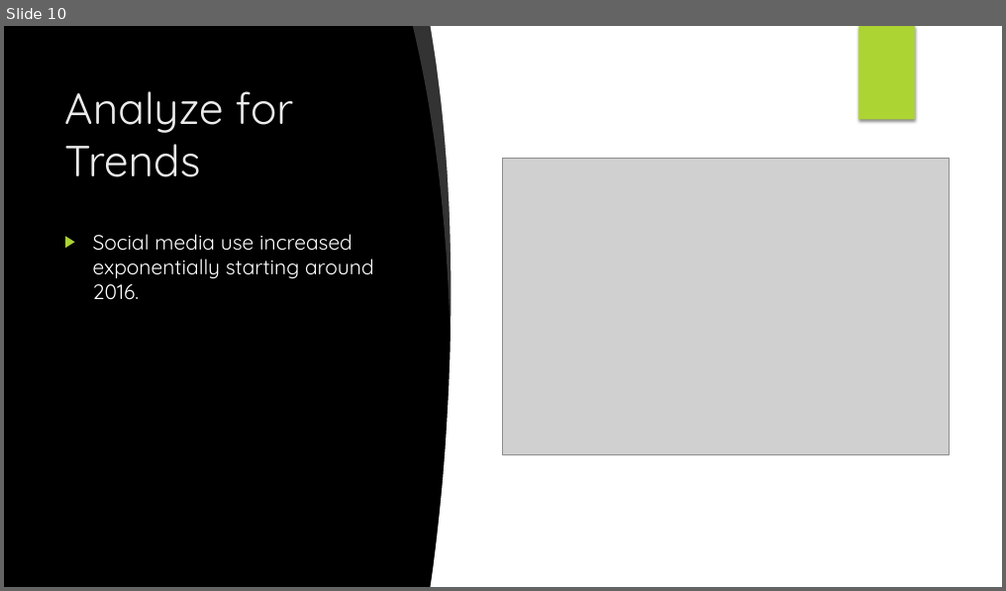
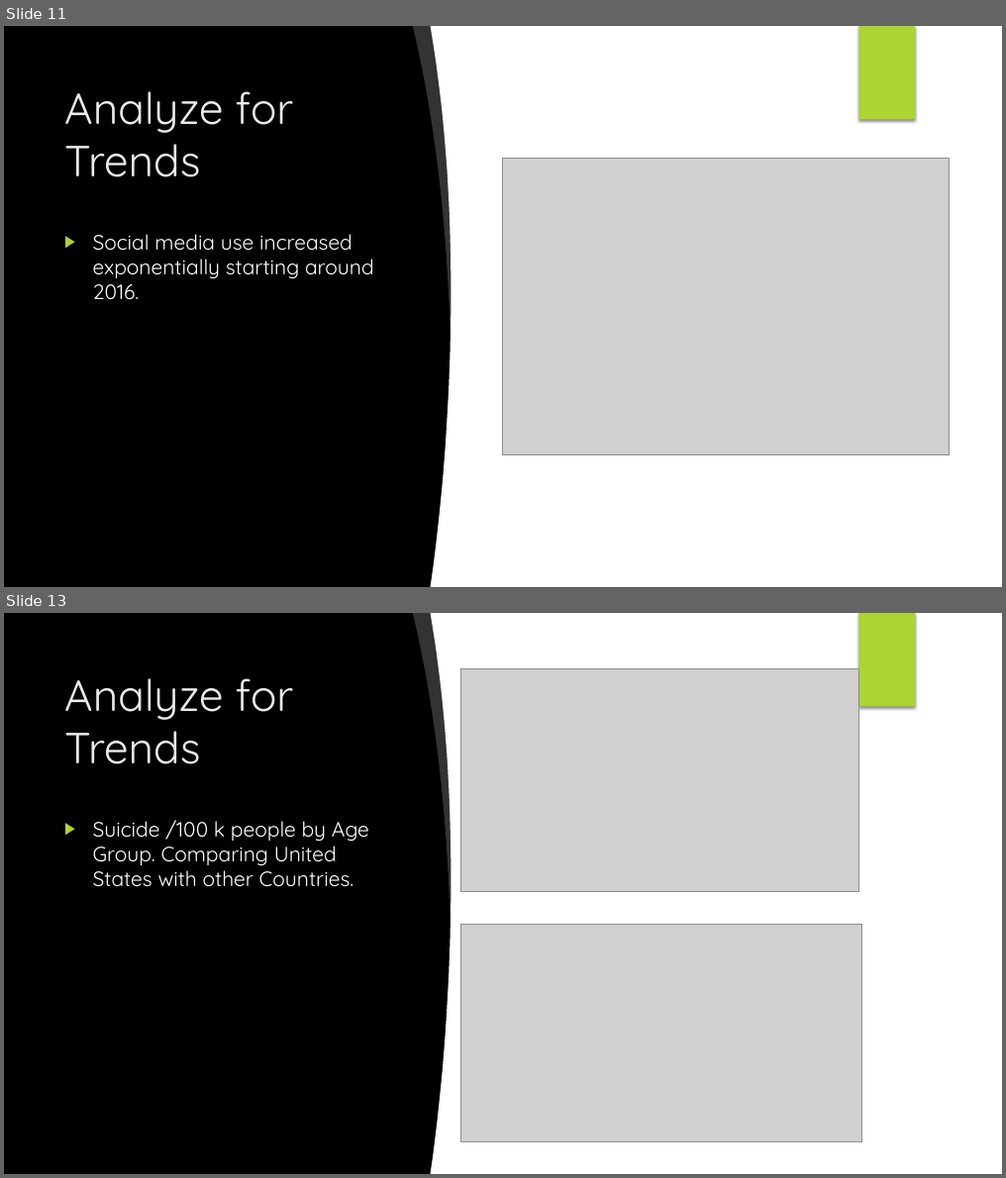
Before and after one commit to ludmilagd/SocialMediaUsageImpact, a slide deck: SocialMediaSuicideRate.pptx. Shown one above the other, each under a label of ours: slide 10 before the commit, slides 11 and 13 after it; the slides between them are not shown. The pictures are 1006x591 and 1006x1178 pixels, drawn with LibreOffice and Linux fonts; fonts in the diff are those of the drawing; grey boxes stand for pictures; background and template pictures are left out. Boxes give left, top, right and bottom in pixels: in the first picture for what was removed or moved away, otherwise in the second. Text is boxed around its words. In the diff, an @@ line names an element or a change of style, - is before the commit and + after.

```diff
--- a/SocialMediaSuicideRate.pptx
+++ b/SocialMediaSuicideRate.pptx
@@ slide 13 added at [4, 613, 1002, 1174], background picture (left out); not listed: 1 template element that a slide beside it also shows @@
@@ freeform shape added at [413, 613, 458, 917], fill #FFFFFF at 20% opacity @@
@@ freeform shape added at [431, 613, 541, 1174], fill #FFFFFF @@
@@ rectangle added at [503, 613, 1002, 1174], fill #FFFFFF @@
@@ rectangle added at [859, 613, 915, 707], fill #ACD433 @@
@@ picture added at [460, 668, 859, 891] @@
@@ title added at [64, 678, 294, 764], 42 pt, text #EBEBEB @@
+Analyze for Trends
@@ text added at [93, 820, 369, 887], 20 pt, text #FFFFFF @@
+▶ Suicide /100 k people by Age Group. Comparing United States with other Countries.
@@ picture added at [460, 925, 862, 1143] @@
@@ what was slide 10 is now slide 11 @@
```
Also in this commit, not shown: 3 slides changed, 4 other slides added, 1 other file.
